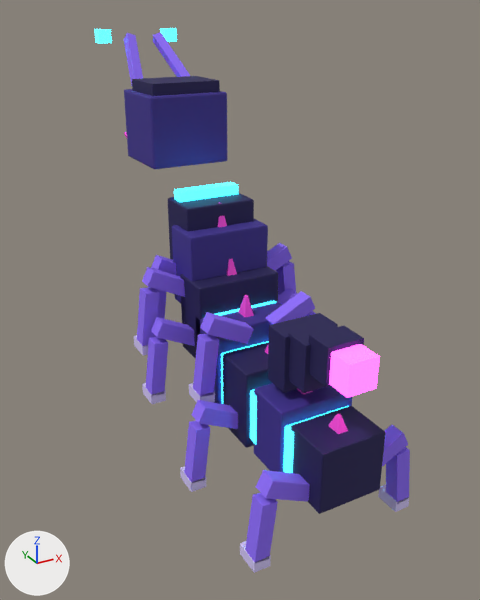
One commit to the glTF model public/models/pets/centipede.glb: the scene before it, then after it.
Both versions are drawn from a 50 mm lens placed at (-0.69, -1.401, 1.007), pointed at (0.012, -0.125, 0.369). Lighting does not change. The marker at lower left points along +X, +Y and +Z. The picture after the commit comes second. Where no turn or scale is listed for an object, it has been applied to the vertices. Vertices at exactly the same position are counted once.

Script lines for the objects in view, before the commit:
```python
ob_body = bpy.data.objects.new('body', me_body)
ob_body.location = (0.0, -0.081, 0.371)
ob_ear_l = bpy.data.objects.new('ear.L', me_ear_l)
ob_ear_l.location = (0.054, 0.318, 0.879)
ob_ear_r = bpy.data.objects.new('ear.R', me_ear_r)
ob_ear_r.location = (-0.054, 0.318, 0.879)
ob_head = bpy.data.objects.new('head', me_head)
ob_head.location = (0.0, 0.163, 0.71)
ob_leg_bl = bpy.data.objects.new('leg.BL', me_leg_bl)
ob_leg_bl.location = (0.074, -0.237, 0.361)
ob_leg_br = bpy.data.objects.new('leg.BR', me_leg_br)
ob_leg_br.location = (-0.074, -0.237, 0.361)
ob_leg_fr = bpy.data.objects.new('leg.FR', me_leg_fr)
ob_leg_fr.location = (-0.088, 0.007, 0.419)
ob_tail = bpy.data.objects.new('tail', me_tail)
ob_tail.parent = ob_root
ob_tail.location = (0.0, -0.6, 0.25)
ob_tail.scale = (0.184, 0.092, 0.184)
```
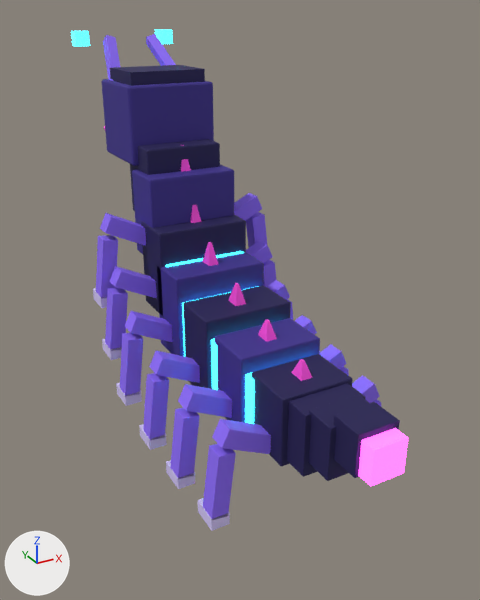
ob_root is not drawn itself; it is the parent of ob_tail.

Where the newer file only moved an object's origin or applied its transform, the numbers keep the older frame.

Where the change shows, as pixel boxes [x1, y1, x2, y2] in the pictures (480 x 600 px; the box of a moved part takes in the faces that stretch with it):
'body', reshaped
    before: [134, 182, 410, 573]
    after: [93, 139, 381, 531]
'tail', reshaped, moved, rescaled (8% wider, 21% taller)
    before: [268, 313, 380, 398]
    after: [287, 383, 408, 486]
'head', moved, rescaled (9% wider, 9% taller)
    before: [124, 76, 227, 169]
    after: [102, 65, 214, 166]
'leg.BR', moved, rescaled
    before: [189, 312, 254, 403]
    after: [166, 384, 232, 489]
'leg.FR', moved, rescaled
    before: [151, 255, 176, 319]
    after: [116, 311, 173, 406]
'ear.R', moved, rescaled
    before: [94, 29, 143, 86]
    after: [71, 31, 120, 81]
'leg.BL', moved, rescaled
    before: [265, 291, 316, 325]
    after: [319, 344, 349, 376]
'ear.L', moved, rescaled
    before: [153, 28, 191, 77]
    after: [146, 29, 176, 66]
part 8 of me_tail, moved or reshaped
    before: [268, 313, 338, 393]
    after: [287, 383, 366, 477]
part 9 of me_tail, moved or reshaped
    before: [288, 322, 338, 393]
    after: [309, 395, 369, 481]
part 10 of me_tail, moved or reshaped
    before: [308, 325, 364, 387]
    after: [334, 402, 400, 478]

The change in detail:
me_body is used by ob_body; location (0.0, -0.081, 0.371).
me_body had 1232 vertices, 2292 faces and spanned x -0.222..0.222, y -0.514..0.14, z -0.371..0.241.
me_body now has 1232 vertices, 2292 faces and spans x -0.254..0.254, y -0.392..0.357, z -0.357..0.345.
me_body part 1: the whole mesh is multiplied about its middle by the matrix ((1.145, 0.0, 0.0), (0.0, 1.145, 0.0), (0.0, 0.0, 1.145)), then moved by (0.0, 0.17, 0.059).
me_ear_l is used by ob_ear_l; location (0.054, 0.318, 0.879).
me_ear_l had 48 vertices, 88 faces and spanned x -0.03..0.057, y -0.06..0.134, z -0.059..0.076.
me_ear_l now has 48 vertices, 88 faces and spans x -0.009..0.089, y 0.022..0.244, z -0.085..0.07.
me_ear_l part 2: the whole mesh is scaled about its middle by 1.15, then moved by (0.026, 0.096, -0.016).
me_ear_r is used by ob_ear_r; location (-0.054, 0.318, 0.879).
me_ear_r had 48 vertices, 88 faces and spanned x -0.057..0.03, y -0.06..0.134, z -0.059..0.076.
me_ear_r now has 48 vertices, 88 faces and spans x -0.089..0.009, y 0.022..0.244, z -0.085..0.07.
me_ear_r part 3: the whole mesh is scaled about its middle by 1.15, then moved by (-0.026, 0.096, -0.016).
me_head is used by ob_head; location (0.0, 0.163, 0.71).
me_head had 176 vertices, 324 faces and spanned x -0.102..0.102, y -0.062..0.217, z -0.079..0.135.
me_head now has 176 vertices, 324 faces and spans x -0.116..0.116, y 0.043..0.362, z -0.092..0.154.
me_head part 4: the whole mesh is scaled about its middle by 1.15, then moved by (0.0, 0.125, 0.003).
me_leg_bl is used by ob_leg_bl; location (0.074, -0.237, 0.361).
me_leg_bl had 72 vertices, 132 faces and spanned x -0.049..0.088, y -0.019..0.039, z -0.163..0.044.
me_leg_bl now has 72 vertices, 132 faces and spans x 0.008..0.164, y -0.056..0.01, z -0.335..-0.099.
me_leg_bl part 5: the whole mesh is scaled about its middle by 1.15, then moved by (0.066, -0.033, -0.157).
me_leg_br is used by ob_leg_br; location (-0.074, -0.237, 0.361).
me_leg_br had 72 vertices, 132 faces and spanned x -0.088..0.049, y -0.019..0.039, z -0.163..0.044.
me_leg_br now has 72 vertices, 132 faces and spans x -0.164..-0.008, y -0.056..0.01, z -0.335..-0.099.
me_leg_br part 6: the whole mesh is scaled about its middle by 1.15, then moved by (-0.066, -0.033, -0.157).
me_leg_fr is used by ob_leg_fr; location (-0.088, 0.007, 0.419).
me_leg_fr had 72 vertices, 132 faces and spanned x -0.088..0.049, y -0.019..0.039, z -0.163..0.044.
me_leg_fr now has 72 vertices, 132 faces and spans x -0.166..-0.01, y -0.02..0.046, z -0.326..-0.09.
me_leg_fr part 7: the whole mesh is scaled about its middle by 1.15, then moved by (-0.068, 0.002, -0.149).
me_tail is used by ob_tail; parent ob_root; location (0.0, -0.6, 0.25); scale (0.184, 0.092, 0.184).
me_tail had 192 vertices, 368 faces and spanned x -0.5..0.5, y -3.15..0.46, z -0.5..0.68.
me_tail now has 192 vertices, 368 faces and spans x -0.5..0.5, y -3.15..0.07, z -0.49..0.69.
me_tail part 8: the loose piece of 56 vertices spanning x -0.5..0.5, y -0.54..0.46, z -0.5..0.5 is moved by (0.0, -0.39, 0.01).
me_tail part 9: the loose piece of 56 vertices spanning x -0.41..0.41, y -1.41..-0.41, z -0.29..0.53 is moved by (0.0, -0.39, 0.01).
me_tail part 10: the loose piece of 56 vertices spanning x -0.33..0.33, y -2.28..-1.28, z 0.02..0.68 is moved by (0.0, -0.39, 0.01).
Object 'root' (ob_root) moves from (0.0, 0.0, 0.195) to (0.0, 0.0, 0.0381).
Object 'root' (ob_root) is rescaled from (0.677, 0.677, 0.677) to (0.775, 0.775, 0.775).
